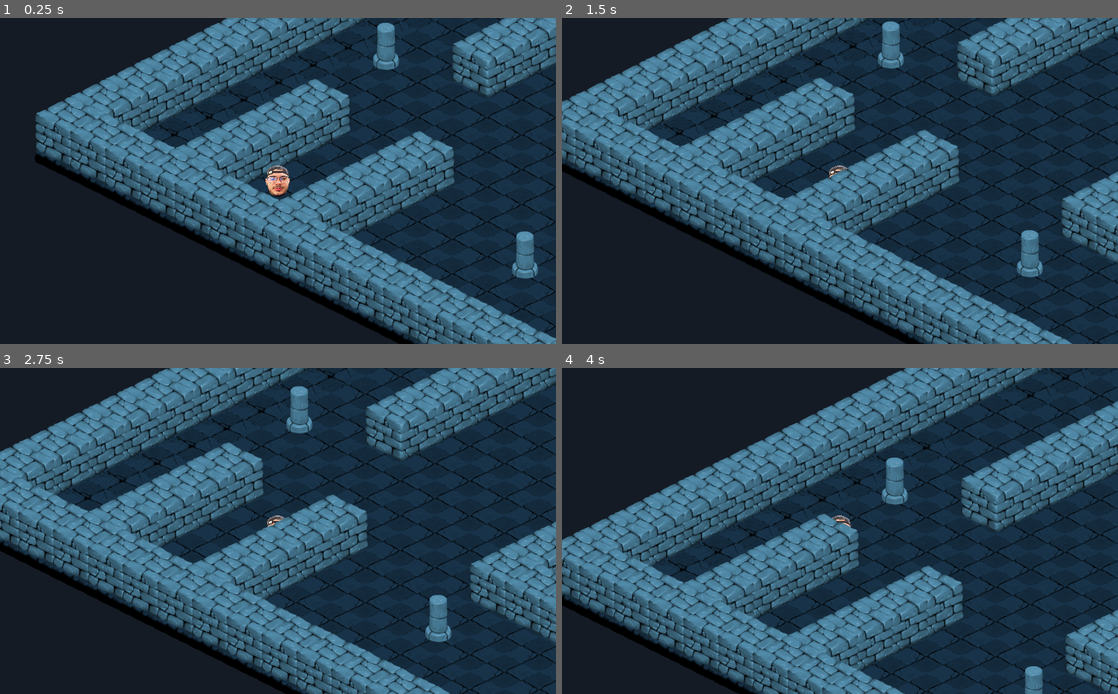
Above: before the commit, frames 1-4 (two rows, left to right).
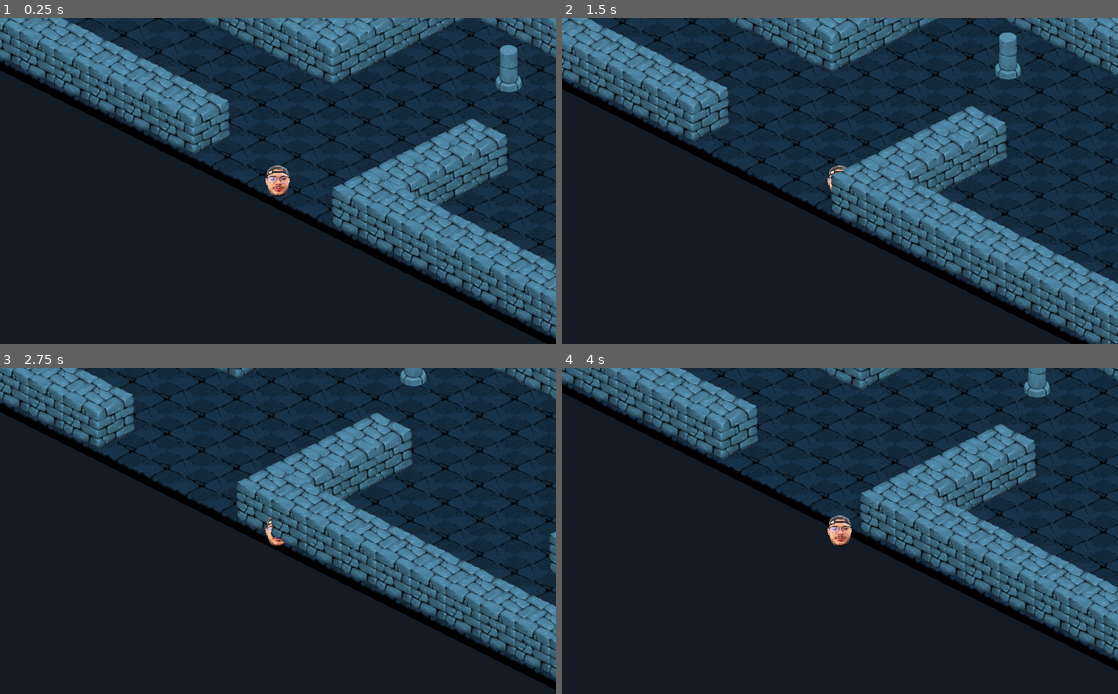
Above: after the commit, the same moments.

Repository: Danny12156/Proiect-PCLP
Game: Godot game, scene res://dungeon.tscn
The game is run twice, just before and just after one commit, with the same random seed, the same clock (stepped at 60 frames per second) and the same inputs.
Inputs:
- Up to frame 1 (0.25 s): no input
- Up to frame 2 (1.5 s): tap Enter at 0.5 s; hold Right (move_right) 0.53-1.28 s; hold Down (move_down) from 1.28 s (still down)
- Up to frame 3 (2.75 s): release Down (move_down) at 2.03 s; hold Right (move_right) from 2.03 s (still down)
- Up to frame 4 (4 s): release Right (move_right) at 2.78 s; hold Up (move_up) 2.78-3.53 s; hold Left (move_left) from 3.53 s (still down)

The runs differ from the first frame. In frame 1, 53% of the frame differs, in the area x 0-100%, y 0-100%; in frame 2, 55%; in frame 3, 60%; in frame 4, 67%.

Commit message:
Pozitionare player la intrarea principala

Diff:
--- a/Proiect PCLP/dungeon.tscn
+++ b/Proiect PCLP/dungeon.tscn
@@ -27,4 +27,4 @@
 tile_data = PoolIntArray( -3670013, 2, 0, -3670012, 2, 0, -3670011, 2, 0, -3670010, 2, 0, -3670009, 2, 0, -3670008, 2,  …(13909 unchanged characters)…
 
 [node name="Troll" parent="Walls" instance=ExtResource( 2 )]
-position = Vector2( 380, 281 )
+position = Vector2( 1882, 1168 )
Not shown, added: Proiect PCLP/.mono/metadata/ide_messaging_meta.txt
